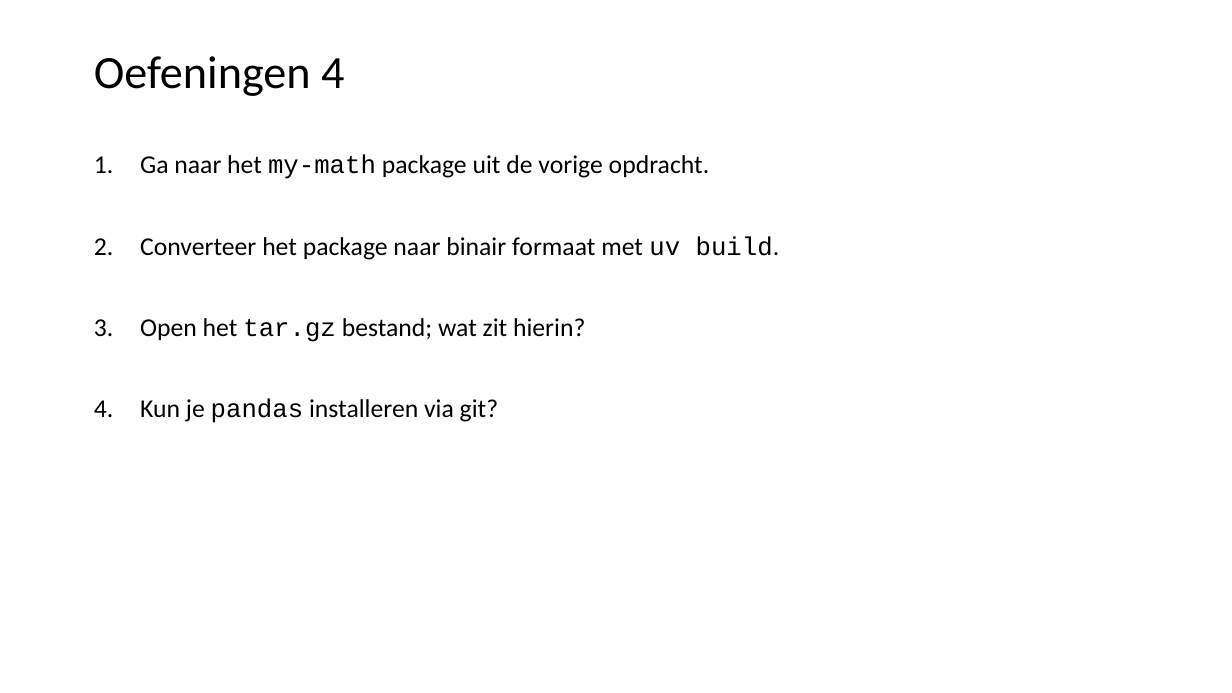
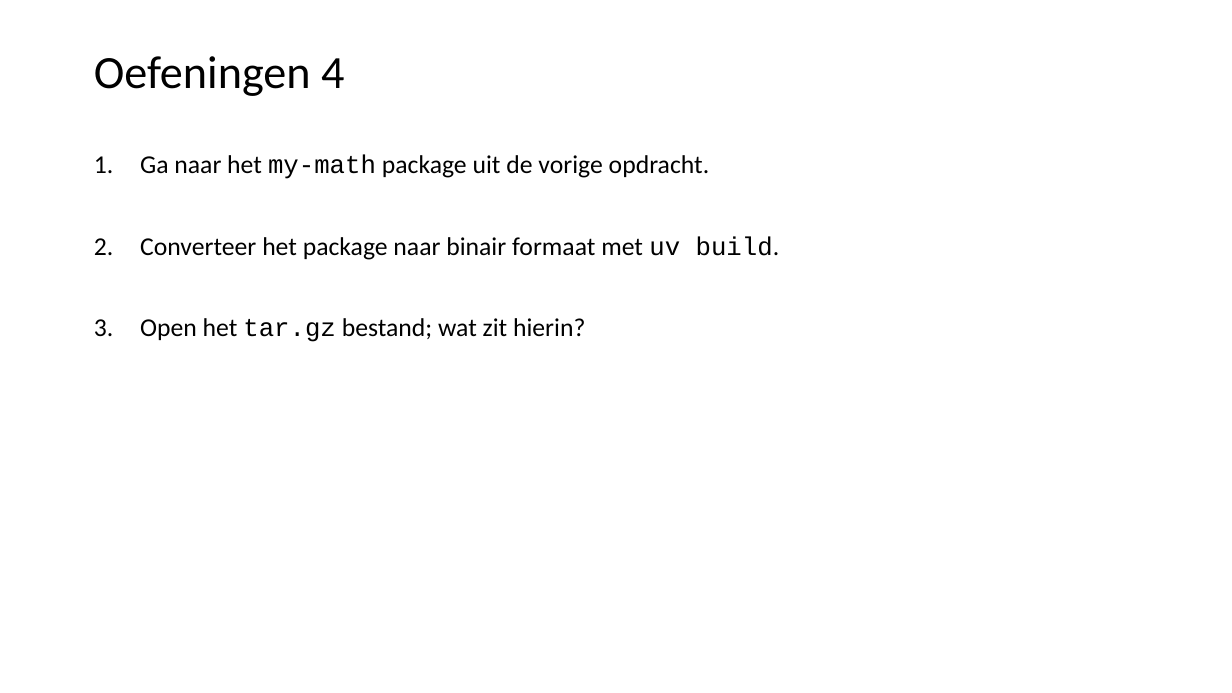
Before and after one commit to LFKoning/knowledge-sharing, a slide deck: slide 51 of python_course_4p/1_venv_package/1_venv_package.pptx (slide 49 before the commit). Drawn at 1232x693 pixels with LibreOffice and Linux fonts; fonts in the diff are those of the drawing. Boxes give left, top, right and bottom in pixels: in the first picture for what was removed or moved away, otherwise in the second. Text is boxed around its words. In the diff, an @@ line names an element or a change of style, - is before the commit and + after.

```diff
--- a/python_course_4p/1_venv_package/1_venv_package.pptx
+++ b/python_course_4p/1_venv_package/1_venv_package.pptx
@@ text at bbox=[140, 398, 498, 423]: paragraph removed @@
-4. Kun je pandas installeren via git?
```
Also in this commit, not shown: 8 other slides changed, 2 slides added, 1 other file.
